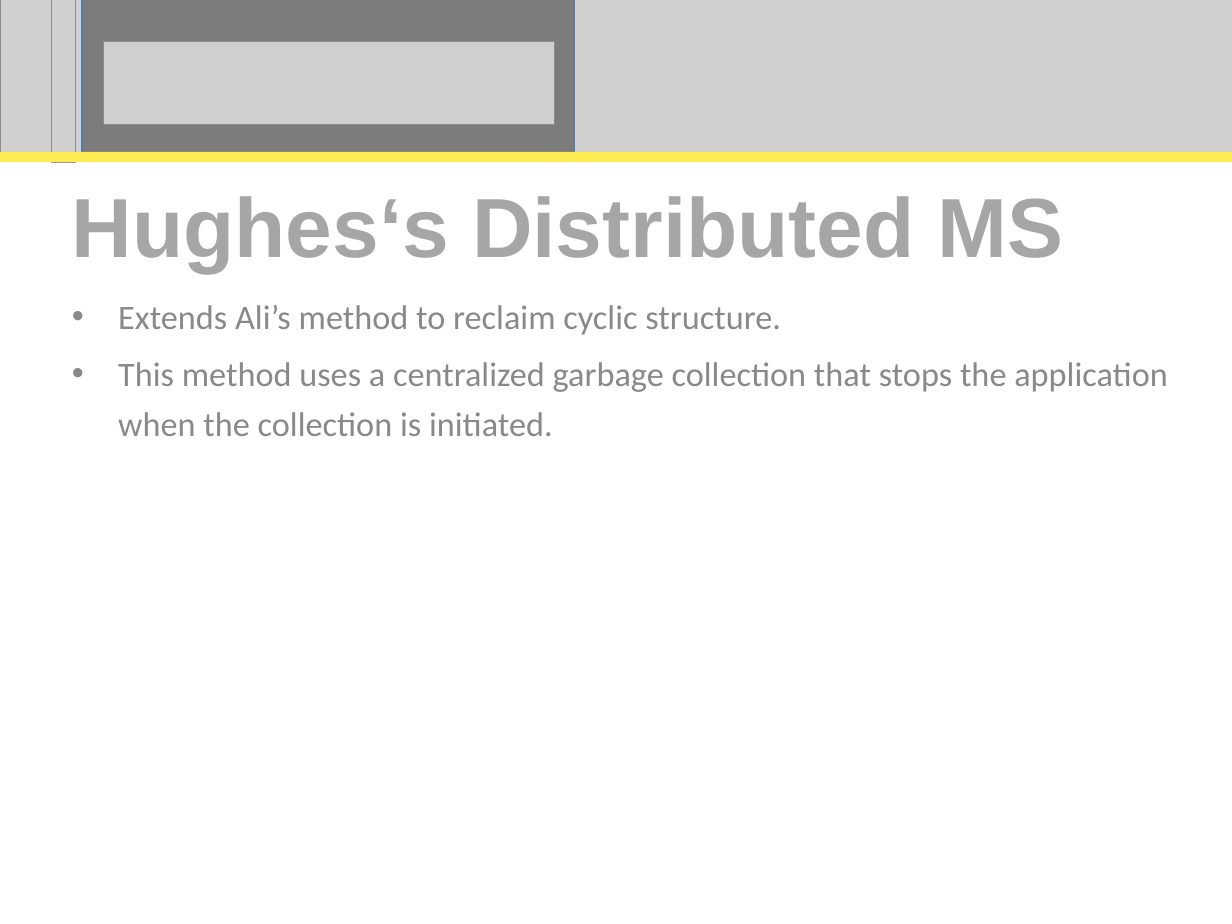
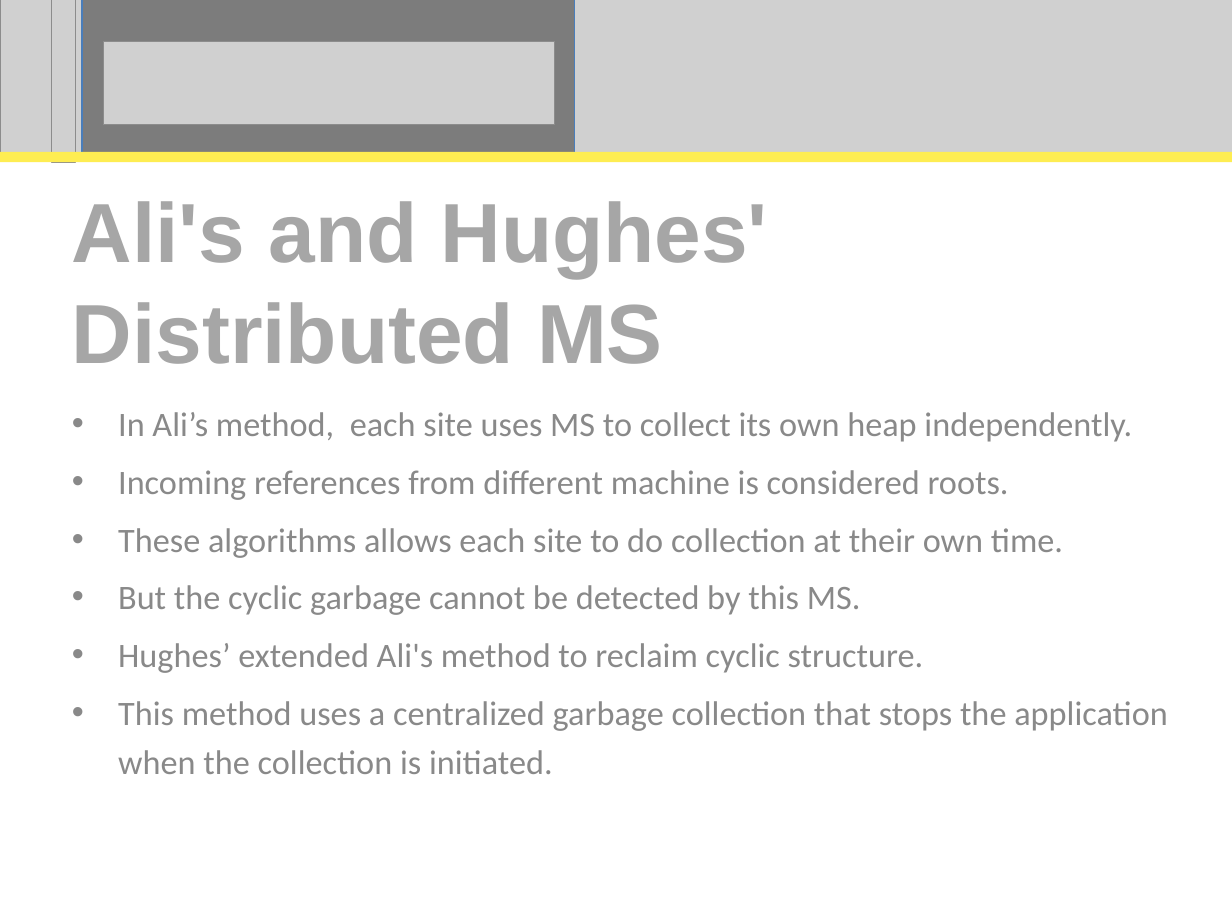
Before and after one commit to perpetualcoder/thesis, a slide deck: slide 16 of thesis-writing/thesisppt/Proposal.ppt (slide 17 before the commit). Drawn at 1232x924 pixels with LibreOffice and Linux fonts; fonts in the diff are those of the drawing; grey boxes stand for pictures. Boxes give left, top, right and bottom in pixels: in the first picture for what was removed or moved away, otherwise in the second. Text is boxed around its words. In the diff, an @@ line names an element or a change of style, - is before the commit and + after.

```diff
--- a/thesis-writing/thesisppt/Proposal.ppt
+++ b/thesis-writing/thesisppt/Proposal.ppt
@@ title at (x1=72, y1=201, x2=768, y2=364): text changed @@
-Hughes‘s Distributed MS
+Ali's and Hughes' Distributed MS
@@ subtitle at (x1=118, y1=412, x2=1132, y2=673): text changed @@
-• Extends Ali’s method to reclaim cyclic structure.
+• In Ali’s method, each site uses MS to collect its own heap independently.
+• Incoming references from different machine is considered roots.
+• These algorithms allows each site to do collection at their own time.
+• But the cyclic garbage cannot be detected by this MS.
+• Hughes’ extended Ali's method to reclaim cyclic structure.
```
Also in this commit, not shown: 21 other slides changed, 3 slides added, 6 slides removed.
